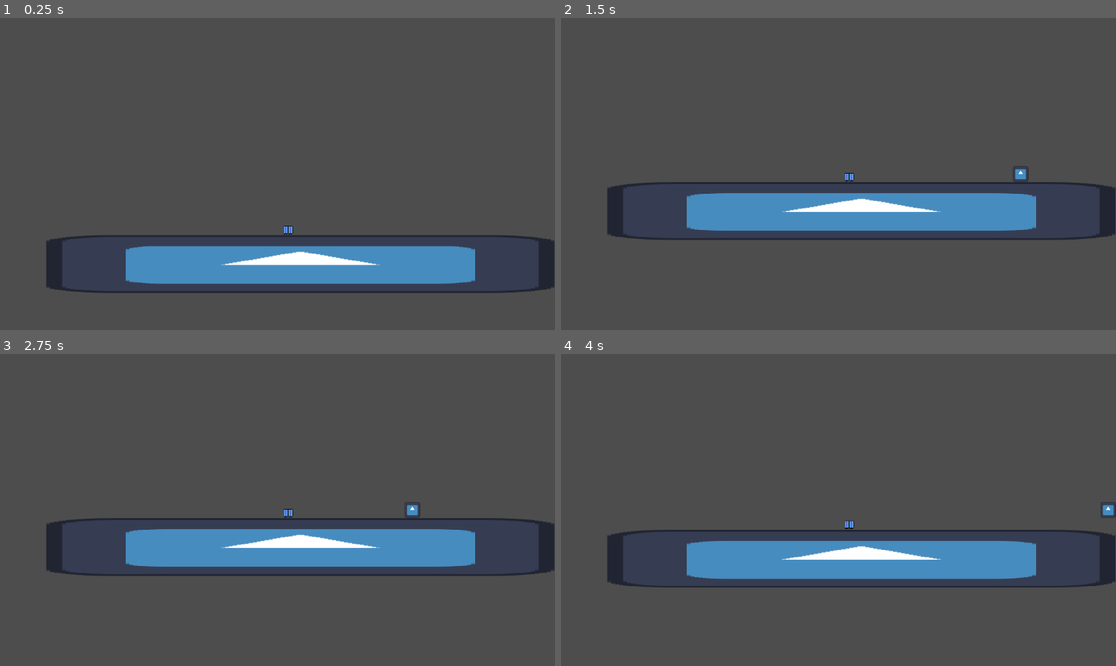
Above: before the commit, frames 1-4 (two rows, left to right).
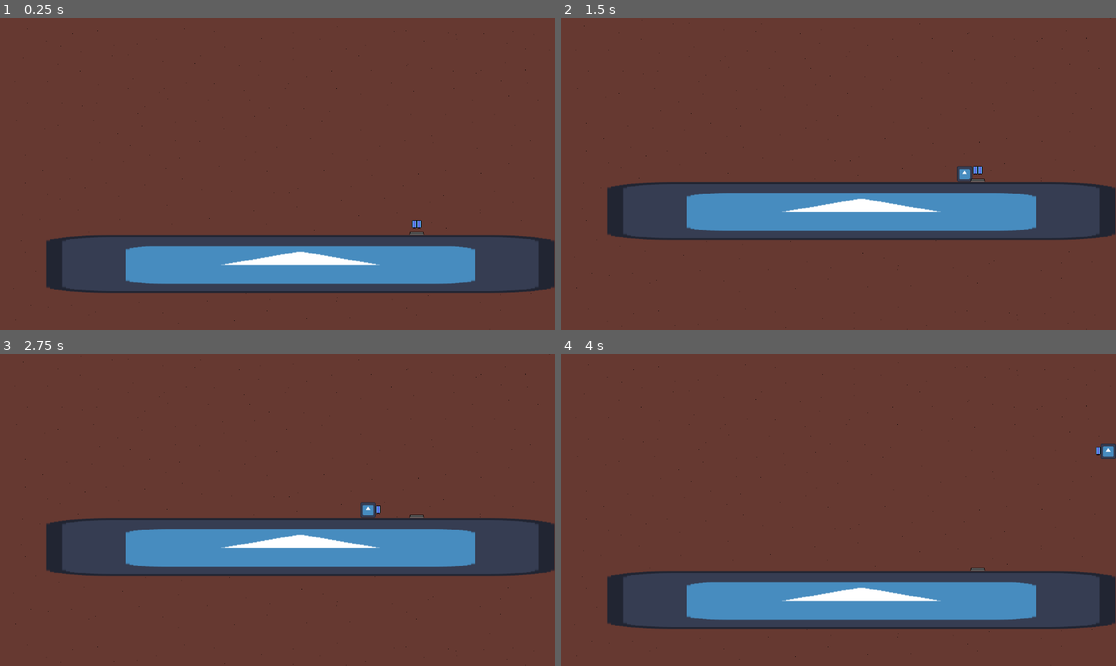
Above: after the commit, the same moments.

Repository: pres2300/ludum_dare_57
Game: Godot game, scene res://levels/level_base.tscn
The game is run twice, just before and just after one commit, with the same random seed, the same clock (stepped at 60 frames per second) and the same inputs. The engine's default icon, where the game draws it, is replaced by a stand-in: a white triangle on a blue panel in a dark square. Sound files missing from this copy of the repository are replaced by a short silence.
Inputs:
- Up to frame 1 (0.25 s): no input
- Up to frame 2 (1.5 s): hold Right (ui_right) from 0.53 s (still down); tap Space (jump) at 0.77 s
- Up to frame 3 (2.75 s): tap Space (jump) at 1.52 s; release Right (ui_right) at 2.03 s; hold Left (ui_left) from 2.03 s (still down)
- Up to frame 4 (4 s): release Left (ui_left) at 2.78 s; hold Right (ui_right) from 2.78 s (still down); tap Space (jump) at 3.02, 3.77 s

The runs differ from the first frame. In frame 1, 83% of the frame differs, in the area x 0-100%, y 0-100%; in frame 2, 83%; in frame 3, 83%; in frame 4, 94%.

Commit message:
rework items; item pickup sound; adding background

Diff:
--- /dev/null
+++ b/items/item_base.gd
@@ -0,0 +1,22 @@
+extends Area2D
+
+@export var item_name: String = "not_set"
+@export var offset = Vector2(0, -5)
+@export var duration = 1.0
+
+@onready var pickup_sound = $PickupSound
+
+func _ready() -> void:
+	var tween = create_tween().set_process_mode(Tween.TWEEN_PROCESS_PHYSICS)
+	tween.set_loops().set_parallel(false)
+	tween.tween_property($Sprite2D, "position", offset, duration/2.0).from_current()
+	tween.tween_property($Sprite2D, "position", Vector2.ZERO, duration/2.0)
+	tween.set_trans(Tween.TRANS_SINE)
+
+func _on_body_entered(body: Node2D) -> void:
+	if body.is_in_group("player"):
+		hide()
+		pickup_sound.play()
+		body.equip(item_name)
+		await pickup_sound.finished
+		queue_free()
--- /dev/null
+++ b/items/item_base.tscn
@@ -0,0 +1,18 @@
+[gd_scene load_steps=3 format=3 uid="uid://b5ox7vv4rmlu5"]
+
+[ext_resource type="Script" uid="uid://ckbmih1ne6i7x" path="res://items/item_base.gd" id="1_amd0g"]
+[ext_resource type="AudioStream" uid="uid://knfnps013i6r" path="res://assets/sounds/item_pickup.mp3" id="2_5ufc5"]
+
+[node name="ItemBase" type="Area2D" groups=["item"]]
+collision_layer = 2
+script = ExtResource("1_amd0g")
+
+[node name="Sprite2D" type="Sprite2D" parent="."]
+
+[node name="CollisionShape2D" type="CollisionShape2D" parent="."]
+position = Vector2(0, -1)
+
+[node name="PickupSound" type="AudioStreamPlayer2D" parent="."]
+stream = ExtResource("2_5ufc5")
+
+[connection signal="body_entered" from="." to="." method="_on_body_entered"]
--- /dev/null
+++ b/items/item_pedestal.tscn
@@ -0,0 +1,15 @@
+[gd_scene load_steps=3 format=3 uid="uid://bn8ofpsn2ulqb"]
+
+[ext_resource type="Texture2D" uid="uid://bxsoke3yx5532" path="res://assets/sprites/item_pedestal.png" id="1_a4qui"]
+
+[sub_resource type="RectangleShape2D" id="RectangleShape2D_g6u3q"]
+size = Vector2(30, 6)
+
+[node name="ItemPedestal" type="StaticBody2D"]
+
+[node name="Sprite2D" type="Sprite2D" parent="."]
+texture = ExtResource("1_a4qui")
+
+[node name="CollisionShape2D" type="CollisionShape2D" parent="."]
+position = Vector2(0, 2)
+shape = SubResource("RectangleShape2D_g6u3q")
--- a/items/jet_pack.gd
+++ /dev/null
@@ -1,9 +0,0 @@
-extends Area2D
-
-@export var item_name: String = "jetpack"
-
-
-func _on_body_entered(body: Node2D) -> void:
-	if body.is_in_group("player"):
-		body.equip_jetpack()
-		queue_free()
--- a/items/jet_pack.tscn
+++ /dev/null
@@ -1,20 +0,0 @@
-[gd_scene load_steps=4 format=3 uid="uid://b5ox7vv4rmlu5"]
-
-[ext_resource type="Script" uid="uid://ckbmih1ne6i7x" path="res://items/jet_pack.gd" id="1_amd0g"]
-[ext_resource type="Texture2D" uid="uid://bm3ii2qhmonq" path="res://assets/sprites/jetpack.png" id="1_kkr2g"]
-
-[sub_resource type="RectangleShape2D" id="RectangleShape2D_kkr2g"]
-size = Vector2(20, 18)
-
-[node name="JetPack" type="Area2D" groups=["item"]]
-collision_layer = 2
-script = ExtResource("1_amd0g")
-
-[node name="Sprite2D" type="Sprite2D" parent="."]
-texture = ExtResource("1_kkr2g")
-
-[node name="CollisionShape2D" type="CollisionShape2D" parent="."]
-position = Vector2(0, -1)
-shape = SubResource("RectangleShape2D_kkr2g")
-
-[connection signal="body_entered" from="." to="." method="_on_body_entered"]
--- /dev/null
+++ b/items/jetpack.tscn
@@ -0,0 +1,16 @@
+[gd_scene load_steps=4 format=3 uid="uid://b5dhsqs1sovlx"]
+
+[ext_resource type="PackedScene" uid="uid://b5ox7vv4rmlu5" path="res://items/item_base.tscn" id="1_j2igg"]
+[ext_resource type="Texture2D" uid="uid://bm3ii2qhmonq" path="res://assets/sprites/jetpack.png" id="2_51a8o"]
+
+[sub_resource type="RectangleShape2D" id="RectangleShape2D_jq2te"]
+size = Vector2(20, 18)
+
+[node name="Jetpack" instance=ExtResource("1_j2igg")]
+item_name = "jetpack"
+
+[node name="Sprite2D" parent="." index="0"]
+texture = ExtResource("2_51a8o")
+
+[node name="CollisionShape2D" parent="." index="1"]
+shape = SubResource("RectangleShape2D_jq2te")
--- a/levels/level_base.tscn
+++ b/levels/level_base.tscn
@@ -1,10 +1,13 @@
-[gd_scene load_steps=8 format=3 uid="uid://cka801hk8vkug"]
+[gd_scene load_steps=11 format=3 uid="uid://cka801hk8vkug"]
 
+[ext_resource type="Texture2D" uid="uid://x58l7s6nlu4" path="res://assets/sprites/background.png" id="1_cnvg6"]
 [ext_resource type="PackedScene" uid="uid://ce7c1x043ucfe" path="res://player/player.tscn" id="1_hk6b7"]
 [ext_resource type="PackedScene" uid="uid://davkh4cagnbs2" path="res://level_components/floor_le.tscn" id="2_vmt1o"]
 [ext_resource type="PackedScene" uid="uid://335g8lrgno7f" path="res://level_components/floor_re.tscn" id="3_da5si"]
 [ext_resource type="PackedScene" uid="uid://be7i6held6qex" path="res://level_components/floor_bottom.tscn" id="4_da5si"]
-[ext_resource type="PackedScene" uid="uid://b5ox7vv4rmlu5" path="res://items/jet_pack.tscn" id="5_ep22m"]
+[ext_resource type="PackedScene" uid="uid://b5ox7vv4rmlu5" path="res://items/item_base.tscn" id="5_ep22m"]
+[ext_resource type="PackedScene" uid="uid://bn8ofpsn2ulqb" path="res://items/item_pedestal.tscn" id="6_ts4ud"]
+[ext_resource type="PackedScene" uid="uid://b5dhsqs1sovlx" path="res://items/jetpack.tscn" id="7_jd1fy"]
 
 [sub_resource type="WorldBoundaryShape2D" id="WorldBoundaryShape2D_gxxp6"]
 normal = Vector2(1, 0)
@@ -13,6 +16,17 @@
 normal = Vector2(-1, 0)
 
 [node name="LevelBase" type="Node2D"]
+
+[node name="ParallaxBackground" type="ParallaxBackground" parent="."]
+offset = Vector2(576, 324)
+transform = Transform2D(1, 0, 0, 1, 576, 324)
+
+[node name="ParallaxLayer" type="ParallaxLayer" parent="ParallaxBackground"]
+motion_scale = Vector2(0.6, 0.6)
+motion_mirroring = Vector2(0, 648)
+
+[node name="Sprite2D" type="Sprite2D" parent="ParallaxBackground/ParallaxLayer"]
+texture = ExtResource("1_cnvg6")
 
 [node name="LeftBoundary" type="StaticBody2D" parent="."]
 
@@ -38,7 +52,19 @@
 position = Vector2(0, 9000)
 
 [node name="JetPack" parent="." instance=ExtResource("5_ep22m")]
-position = Vector2(585, 8992)
+position = Vector2(586, 8983)
 
 [node name="JetPack2" parent="." instance=ExtResource("5_ep22m")]
-position = Vector2(598, 442)
+position = Vector2(598, 412)
+
+[node name="ItemPedestal" parent="." instance=ExtResource("6_ts4ud")]
+position = Vector2(586, 8995)
+
+[node name="Jetpack" parent="." instance=ExtResource("7_jd1fy")]
+position = Vector2(586, 8983)
+
+[node name="ItemPedestal2" parent="." instance=ExtResource("6_ts4ud")]
+position = Vector2(865, 445)
+
+[node name="Jetpack2" parent="." instance=ExtResource("7_jd1fy")]
+position = Vector2(865, 433)
--- a/player/player.gd
+++ b/player/player.gd
@@ -40,9 +40,13 @@
 		jetpack_sound.stop()
 
 
-func equip_jetpack():
-	has_jetpack = true
-	jetpack_sprite.show()
+func equip(name: String):
+	match name:
+		"jetpack":
+			has_jetpack = true
+			jetpack_sprite.show()
+		_:
+			print("Item not handled in equip!")
 
 func _ready():
 	camera.limit_left = 0
Not shown, added: assets/sounds/item_pickup.mp3.import
Binary file added: assets/sprites/background.png
Not shown, added: assets/sprites/background.png.import
Binary file added: assets/sprites/item_pedestal.png
Not shown, added: assets/sprites/item_pedestal.png.import
Renamed: items/jet_pack.gd.uid -> items/item_base.gd.uid
Not shown, added: assets/sounds/item_pickup.mp3
